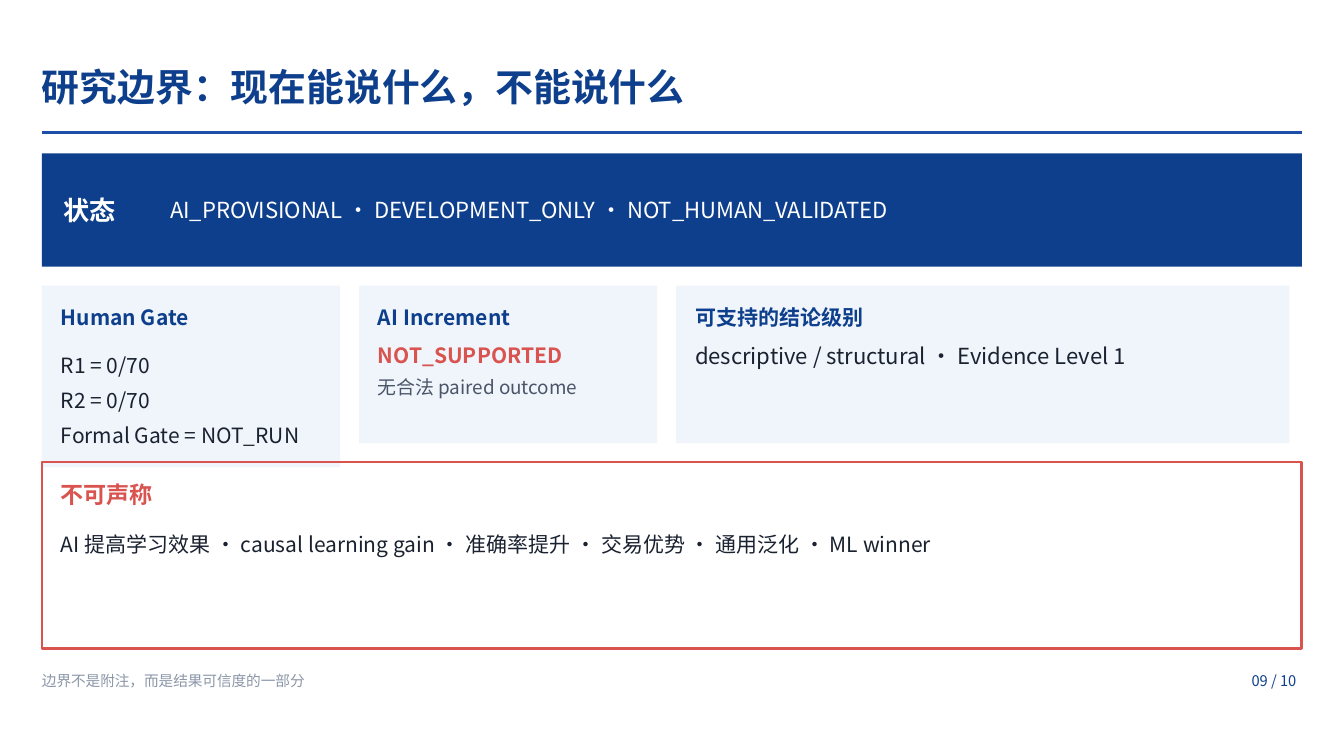
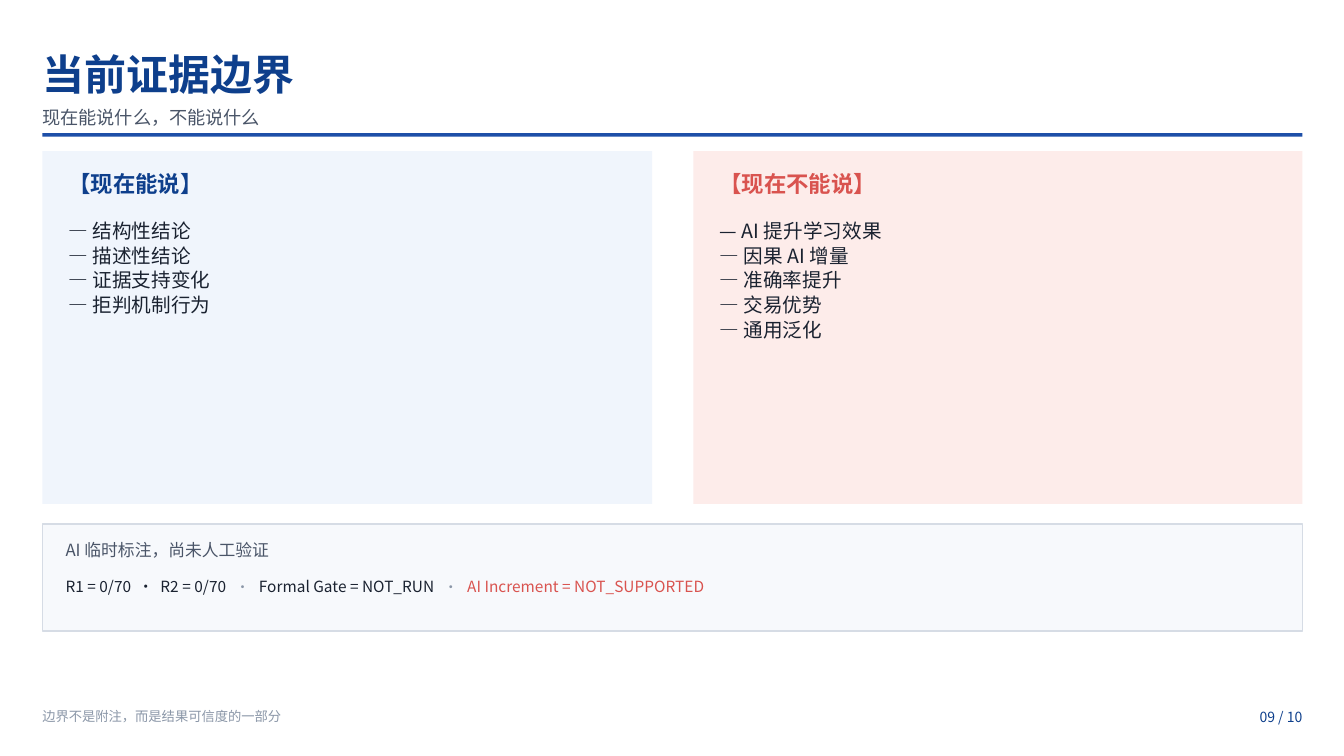
Before and after one commit to cvcingcvc-code/math, a slide deck: slide 9 of outputs/education_ai_evidence_roadshow_final.pptx. Drawn at 1344x756 pixels with LibreOffice and Linux fonts; fonts in the diff are those of the drawing. Boxes give left, top, right and bottom in pixels: in the first picture for what was removed or moved away, otherwise in the second. Text is boxed around its words. In the diff, an @@ line names an element or a change of style, - is before the commit and + after.

Commit message:
finalize defense ppt identity and sync demo
- P1/P10: 加身份信息 起名困难队 / 汇报人 张镇源
- P6: 补回参数敏感性锁定数字 693=21x11x3 / 660 defined / 33 undefined / ±10% / ±20% / 0 decision-state flips
- P8: 补回 ML Challenger 跨学期数字 0.876/0.919/0.922 / RF≈0.588 / 0.71-0.81（保留 winner 结论边界）
- slides/01-10.slide: 同步为中文优先版 source，与 PPTX 一致
- 新增 build_final_ppt.py 作为可复现生成器（SOURCE == PPTX）
- 同步 reports/demo/index.html 新桌面布局版

```diff
--- a/outputs/education_ai_evidence_roadshow_final.pptx
+++ b/outputs/education_ai_evidence_roadshow_final.pptx
@@ freeform shape removed at (42, 42, 1303, 135) @@
@@ text added at (42, 54, 294, 94), 30 pt, text #0E3F8C, bold @@
+当前证据边界
@@ text at (42, 108, 260, 126): text changed; size 27 to 13 pt; text colour #0E3F8C to #4A5568; bold off @@
-研究边界：现在能说什么，不能说什么
+现在能说什么，不能说什么
@@ rectangle: place and size @@
-rectangle at (42, 153, 1303, 266)
+rectangle at (42, 133, 1303, 137)
@@ rectangle at (42, 133, 1303, 137): fill #0E3F8C to #1E4FA8 @@
@@ rectangle: place and size @@
-rectangle at (359, 285, 657, 443)
+rectangle at (42, 151, 652, 504)
@@ text added at (69, 173, 203, 194), 16 pt, text #0E3F8C, bold @@
+【现在能说】
@@ rectangle: place and size @@
-rectangle at (677, 285, 1290, 443)
+rectangle at (694, 151, 1303, 504)
@@ rectangle at (694, 151, 1303, 504): fill #F0F5FC to #FDECEA @@
@@ text added at (720, 173, 876, 194), 16 pt, text #D9534F, bold @@
+【现在不能说】
@@ text removed at (63, 197, 115, 223) @@
-状态
@@ text removed at (170, 201, 888, 221) @@
-AI_PROVISIONAL · DEVELOPMENT_ONLY · NOT_HUMAN_VALIDATED
@@ text added at (93, 221, 211, 314), 14 pt, text #1A2230 @@
+— 结构性结论
+— 描述性结论
+— 证据支持变化
+— 拒判机制行为
@@ text at (742, 221, 882, 339): text changed; size 15 to 14 pt @@
-AI 提高学习效果 · causal learning gain · 准确率提升 · 交易优势 · 通用泛化 · ML winner
+— AI 提升学习效果
+— 因果 AI 增量
+— 准确率提升
+— 交易优势
+— 通用泛化
@@ rectangle removed at (42, 285, 341, 467) @@
@@ text removed at (61, 309, 189, 326) @@
-Human Gate
@@ text removed at (378, 309, 510, 326) @@
-AI Increment
@@ text removed at (695, 307, 863, 327) @@
-可支持的结论级别
@@ text removed at (378, 347, 562, 367) @@
-NOT_SUPPORTED
@@ text removed at (695, 346, 1125, 369) @@
-descriptive / structural · Evidence Level 1
@@ text removed at (378, 378, 577, 399) @@
-无合法 paired outcome
@@ text removed at (61, 483, 153, 505) @@
-不可声称
@@ rectangle: place and size @@
-rectangle at (42, 462, 1303, 648)
+rectangle at (42, 524, 1303, 631)
@@ rectangle at (42, 524, 1303, 631): fill none to #F7F9FC; outline #D9534F 2 pt to #D6DCE5 1 pt @@
@@ text added at (66, 542, 269, 558), 12 pt, text #4A5568 @@
+AI 临时标注，尚未人工验证
@@ text at (66, 579, 704, 595): text changed; size 15 to 11 pt @@
-R1 = 0/70
-R2 = 0/70
-Formal Gate = NOT_RUN
+R1 = 0/70 · R2 = 0/70 · Formal Gate = NOT_RUN · AI Increment = NOT_SUPPORTED
@@ text "边界不是附注，而是结果可信度的一部分": place and size @@
-text "边界不是附注，而是结果可信度的一部分" at (42, 674, 305, 687)
+text "边界不是附注，而是结果可信度的一部分" at (42, 710, 281, 722)
@@ text "边界不是附注，而是结果可信度的一部分" at (42, 710, 281, 722): size 10.5 to 9.5 pt; line spacing 1 to 1.05 @@
@@ text "09 / 10": place and size @@
-text "09 / 10" at (1252, 675, 1296, 686)
+text "09 / 10" at (1260, 711, 1303, 722)
@@ text "09 / 10" at (1260, 711, 1303, 722): size 10.5 to 10 pt; alignment left to right; line spacing 1 to 1.05 @@
```
Also in this commit, not shown: 6 other slides changed, 3 slides added, 3 slides removed, 14 other files.
